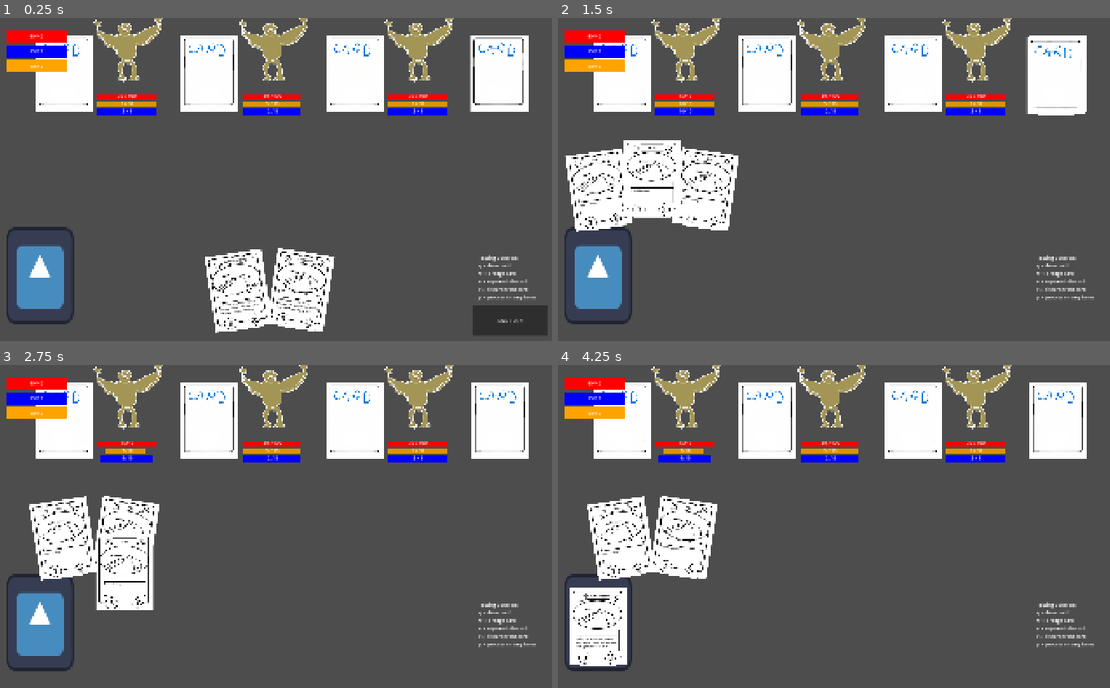
Above: before the commit, frames 1-4 (two rows, left to right).
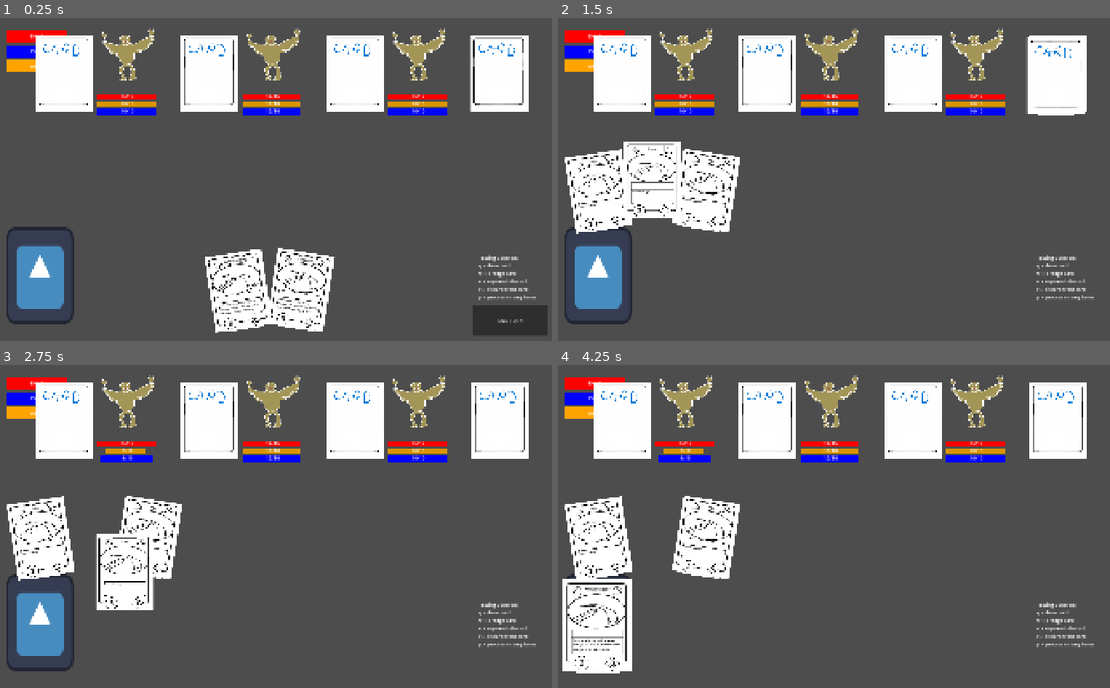
Above: after the commit, the same moments.

Repository: idealmonke/2.5d-test
Game: Godot game, scene res://game_data/scenes/Prototype_Battle.tscn
The game is run twice, just before and just after one commit, with the same random seed, the same clock (stepped at 60 frames per second) and the same inputs. This scene is started directly instead of the project's main scene. The engine's default icon, where the game draws it, is replaced by a stand-in: a white triangle on a blue panel in a dark square.
Inputs (mouse positions are in pixels of both pictures, inside the frame that each line leads up to):
- Up to frame 1 (0.25 s): no input
- Up to frame 2 (1.5 s): tap Enter at 0.5 s; drag from (596, 276) to (1060, 72) at 0.52 s; click "END TURN" at 1.25 s
- Up to frame 3 (2.75 s): tap Space at 2 s; drag from (502, 419) to (38, 623) at 2.02 s
- Up to frame 4 (4.25 s): move the mouse to (1060, 416) at 2.77 s; hold W 2.78-3.5 s; tap R at 2.85 s; click (1060, 416) at 2.92 s; drag from (1060, 419) to (596, 626) at 3.52 s

The runs differ from the first frame. In frame 1, 2.9% of the frame differs, in the area x 6-83%, y 0-30%; in frame 2, 5.0%; in frame 3, 6.9%; in frame 4, 9.7%, in the area x 0-83%, y 0-96%.
Error before the commit: Invalid access to property or key 'hand_size' on a base object of type 'Resource (enemy_data)'. (res://game_data/enemies/enemy.gd:202)

Commit message:
optimization

Diff:
--- a/game_data/battle_config.tres
+++ b/game_data/battle_config.tres
@@ -1,7 +1,7 @@
-[gd_resource type="Resource" script_class="battle_config" format=3 uid="uid://bepm47nhqp6og"]
+[gd_resource type="Resource" script_class="battle_config" format=3]
 
-[ext_resource type="Resource" uid="uid://bfow5mjt2qwkc" path="res://game_data/player_data/party_data/Starter1.tres" id="1_d2gtx"]
-[ext_resource type="Script" uid="uid://dpmb6l2ednj1l" path="res://game_data/battle_config.gd" id="2_krdy4"]
+[ext_resource type="Resource" path="res://game_data/player_data/party_data/Starter1.tres" id="1_d2gtx"]
+[ext_resource type="Script" path="res://game_data/battle_config.gd" id="2_krdy4"]
 
 [resource]
 script = ExtResource("2_krdy4")
--- a/game_data/enemies/enemy.gd
+++ b/game_data/enemies/enemy.gd
@@ -119,7 +119,25 @@
 	_update_stat_bars()
 
 func update_passive_effects() -> void:
-	pass
+	max_health = base_max_health
+	max_mana = base_max_mana
+	max_stamina = base_max_stamina
+	mana_regen = base_mana_regen
+
+	for effect_name in current_status_effects:
+		var effect  : status_effect = current_status_effects[effect_name]
+		var stat_calcs = effect.data.stats_calculations
+		for stat in stat_calcs:
+			var calc = stat_calcs[stat]
+
+			if(stat==COMMON_ENUMS.PLAYER_STATS.HEALTH):
+				max_health = calc.calculate.call(max_health)
+			if(stat==COMMON_ENUMS.PLAYER_STATS.MANA):
+				max_mana = calc.calculate.call(max_mana)
+			if(stat==COMMON_ENUMS.PLAYER_STATS.STAMINA):
+				max_stamina = calc.calculate.call(max_stamina)
+			if(stat==COMMON_ENUMS.PLAYER_STATS.MANA_REGEN):
+				mana_regen = calc.calculate.call(mana_regen)
 
 func take_damage(damage: Damage) -> void:
 
@@ -202,8 +220,8 @@
 	base_hand_size = data.hand_size
 	hand_size = data.hand_size
 
-	base_shield_retention = data.shield_retention
-	shield_retention = data.shield_retention
+	#base_shield_retention = data.shield_retention
+	#shield_retention = data.shield_retention
 
 	_update_stat_bars()
 
@@ -246,7 +264,7 @@
 
 	print("processing turn for enemy # "+str(idx))
 
-	hand.draw_hand(3)
+	hand.draw_hand(hand_size)
 
 	await hand.play_hand()
 
--- a/game_data/enemies/enemy_card.gd
+++ b/game_data/enemies/enemy_card.gd
@@ -38,6 +38,7 @@
 
 func _ready() -> void:
 	screen_size = get_viewport().get_visible_rect().size
+	rotation_offset = 0
 
 	#TEMP
 	#hand_location = Vector2(screen_size.x / 2.0, screen_size.y - 150)
@@ -45,7 +46,8 @@
 
 	card_main_frame = $Sprite2D
 
-	interactable_state = COMMON_ENUMS.ENEMY_CARD_STATE.LIBRARY
+	change_state(COMMON_ENUMS.ENEMY_CARD_STATE.LIBRARY)
+	#interactable_state = COMMON_ENUMS.ENEMY_CARD_STATE.LIBRARY
 
 	card_name_label = $card_name
 	card_ability_label = $card_ability
@@ -56,36 +58,52 @@
 
 	call_deferred("_late_setup")
 
+func change_state(state : COMMON_ENUMS.ENEMY_CARD_STATE):
+	interactable_state = state
+	if(state==COMMON_ENUMS.ENEMY_CARD_STATE.PLAYING):
+		z_index = 100
+		rotation = 0
+		position = playing_target
+	if(state==COMMON_ENUMS.ENEMY_CARD_STATE.HAND):
+		z_index = 10
+		position = hand_location + location_offset
+		rotation = rotation_offset
+	if(state==COMMON_ENUMS.ENEMY_CARD_STATE.LIBRARY):
+		z_index = 5
+		position = library_location
+		rotation = 0
+
 func _process(delta: float) -> void:
-	match interactable_state:
-		COMMON_ENUMS.ENEMY_CARD_STATE.PLAYING:
-			z_index = 15
-
-			if global_position.distance_to(playing_target) > 1:
-				global_position = global_position.lerp(playing_target, slow_lerp * delta)
-			else:
-				global_position = playing_target
-
-			rotation = 0
-		COMMON_ENUMS.ENEMY_CARD_STATE.HAND:
-			z_index = 10
-
-			var target = hand_location + location_offset
-			if global_position.distance_to(target) > 1:
-				global_position = global_position.lerp(target, slow_lerp * delta)
-			else:
-				global_position = target
-
-			rotation = lerp_angle(rotation, rotation_offset, rotate_lerp * delta)
-		COMMON_ENUMS.ENEMY_CARD_STATE.LIBRARY:
-			z_index = 0
-
-			if global_position.distance_to(library_location) > 1:
-				global_position = global_position.lerp(library_location, slow_lerp * delta)
-			else:
-				global_position = library_location
-
-			rotation = 0
+	pass
+	#match interactable_state:
+		#COMMON_ENUMS.ENEMY_CARD_STATE.PLAYING:
+			#z_index = 15
+			#
+			#if global_position.distance_to(playing_target) > 1:
+				#global_position = global_position.lerp(playing_target, slow_lerp * delta)
+			#else:
+				#global_position = playing_target
+			#
+			#rotation = 0
+		#COMMON_ENUMS.ENEMY_CARD_STATE.HAND:
+			#z_index = 10
+			#
+			#var target = hand_location + location_offset
+			#if global_position.distance_to(target) > 1:
+				#global_position = global_position.lerp(target, slow_lerp * delta)
+			#else:
+				#global_position = target
+			#
+			#rotation = lerp_angle(rotation, rotation_offset, rotate_lerp * delta)
+		#COMMON_ENUMS.ENEMY_CARD_STATE.LIBRARY:
+			#z_index = 0
+			#
+			#if global_position.distance_to(library_location) > 1:
+				#global_position = global_position.lerp(library_location, slow_lerp * delta)
+			#else:
+				#global_position = library_location
+			#
+			#rotation = 0
 
 func _late_setup() -> void:
 	#intialize controller and data
@@ -128,9 +146,12 @@
 	stamina_cost = resource_data.stamina_cost
 
 	#HARDCODED LOCATIONS
-	library_location = BattleController.data.enemy_locations[idx]+Vector2(-200,0)
-	hand_location = BattleController.data.enemy_locations[idx]+Vector2(-100,400)
-	playing_target  =  BattleController.data.enemy_locations[idx]+Vector2(0,500)
+
+	library_location = Vector2(-200,0)
+	hand_location = Vector2(-100,400)
+	playing_target  =  Vector2(0,500)
+
+	change_state(COMMON_ENUMS.ENEMY_CARD_STATE.LIBRARY)
 
 	_update_text()
 	set_back()
--- a/game_data/enemies/enemy_card_abilities/bite_ability.gd
+++ b/game_data/enemies/enemy_card_abilities/bite_ability.gd
@@ -2,7 +2,8 @@
 extends enemy_card_ability
 
 func execute() -> void:
-	var damage = Damage.new()
-	damage.set_amount(1)
-	damage.set_type(COMMON_ENUMS.DAMAGE_TYPE.PHYSICAL)
-	BattleController.data.player.take_damage(damage)
+	#var damage = Damage.new()
+	#damage.set_amount(1)
+	#damage.set_type(COMMON_ENUMS.DAMAGE_TYPE.PHYSICAL)
+	#BattleController.data.player.take_damage(damage)
+	pass
--- a/game_data/enemies/enemy_card_abilities/knaw_ability.gd
+++ b/game_data/enemies/enemy_card_abilities/knaw_ability.gd
@@ -2,7 +2,8 @@
 extends enemy_card_ability
 
 func execute() -> void:
-	var damage = Damage.new()
-	damage.set_amount(5)
-	damage.set_type(COMMON_ENUMS.DAMAGE_TYPE.PHYSICAL)
-	BattleController.data.player.take_damage(damage)
+	#var damage = Damage.new()
+	#damage.set_amount(5)
+	#damage.set_type(COMMON_ENUMS.DAMAGE_TYPE.PHYSICAL)
+	#BattleController.data.player.take_damage(damage)
+	pass
--- a/game_data/enemies/enemy_data.gd
+++ b/game_data/enemies/enemy_data.gd
@@ -9,6 +9,7 @@
 @export var max_mana: int
 @export var mana_regen: int
 @export var card_ids : Array[int]
+@export var hand_size : int
 
 var deck: Array[enemy_card]
 
--- a/game_data/enemies/enemy_data/goku.tres
+++ b/game_data/enemies/enemy_data/goku.tres
@@ -11,4 +11,5 @@
 max_stamina = 400
 max_mana = 30
 mana_regen = 5
+hand_size = 100
 art = ExtResource("1_vp33r")
--- a/game_data/enemies/enemy_data/harpy.tres
+++ b/game_data/enemies/enemy_data/harpy.tres
@@ -12,4 +12,5 @@
 max_mana = 10
 mana_regen = 5
 card_ids = Array[int]([1, 1, 1, 2])
+hand_size = 3
 art = ExtResource("1_ihtkf")
--- a/game_data/enemies/enemy_hand.gd
+++ b/game_data/enemies/enemy_hand.gd
@@ -28,20 +28,25 @@
 			return
 		var card = library.draw_card()
 		card.set_front()
-		card.interactable_state = COMMON_ENUMS.ENEMY_CARD_STATE.HAND
+		card.change_state(COMMON_ENUMS.ENEMY_CARD_STATE.HAND)
+		#card.interactable_state = COMMON_ENUMS.ENEMY_CARD_STATE.HAND
 		hand.push_front(card)
 	_set_hand_offset()
+	for card in hand:
+		card.change_state(COMMON_ENUMS.ENEMY_CARD_STATE.HAND)
 
 func replenish_hand() -> void:
 	for card in hand:
 		card.set_back()
-		card.interactable_state = COMMON_ENUMS.ENEMY_CARD_STATE.LIBRARY
+		card.change_state(COMMON_ENUMS.ENEMY_CARD_STATE.LIBRARY)
+		#card.interactable_state = COMMON_ENUMS.ENEMY_CARD_STATE.LIBRARY
 	library.replenish_cards(hand)
 	hand.clear()
 
 func replenish_card(card: enemy_card) -> void:
 	card.set_back()
-	card.interactable_state = COMMON_ENUMS.ENEMY_CARD_STATE.LIBRARY
+	card.change_state(COMMON_ENUMS.ENEMY_CARD_STATE.LIBRARY)
+	#card.interactable_state = COMMON_ENUMS.ENEMY_CARD_STATE.LIBRARY
 	library.replenish_card(card)
 	#hand.pop_at(hand.find(card))
 
@@ -57,7 +62,8 @@
 	enemy_self.expend_mana(card_to_play.mana_cost)
 	enemy_self.expend_stamina(card_to_play.stamina_cost)
 
-	card_to_play.interactable_state = COMMON_ENUMS.ENEMY_CARD_STATE.PLAYING;
+	card_to_play.change_state(COMMON_ENUMS.ENEMY_CARD_STATE.PLAYING)
+	#card_to_play.interactable_state = COMMON_ENUMS.ENEMY_CARD_STATE.PLAYING;
 	_set_hand_offset()
 
 	#TODO: activate card
@@ -77,32 +83,6 @@
 
 		await BattleController.get_tree().create_timer(1.0).timeout
 		replenish_card(card)
-
-#
-#func _set_hand_offset() -> void:
-	#var count = hand.size()
-	#
-	#if count == 0:
-		#return
-	#if count == 1:
-		#hand[0].location_offset = Vector2.ZERO
-		##hand[0].rotation_offset = 0.0
-		#return
-		#
-	#var ideal_total_width = (count - 1) * card_width # Distance apart if no overlap
-	#var spacing = card_width # Gap between card centers
-	#if ideal_total_width > max_hand_width:
-		#spacing = max_hand_width / (count - 1)
-#
-	#var total_width = spacing * (count - 1) # Actual width used
-	#var start_x = -total_width / 2.0 # Leftmost card x
-#
-	#for index in range(count):
-		#var x = start_x + spacing * index
-#
-		#hand[index].location_offset = Vector2(x, 0)
-		#hand[index].z_index = index
-		##hand[index].old_z_index = index
 
 func _set_hand_offset() -> void:
 	var count = hand.size()
@@ -131,6 +111,6 @@
 		var tilt = deg_to_rad(max_tilt_degrees * centered_t * 1.2)
 
 		hand[index].location_offset = Vector2(x, y)
+		#print(tilt)
 		hand[index].rotation_offset = tilt
 		hand[index].z_index = index
-		#hand[index].old_z_index = index
--- a/game_data/scenes/Prototype_Battle.tscn
+++ b/game_data/scenes/Prototype_Battle.tscn
@@ -82,6 +82,7 @@
 script = ExtResource("2_72g67")
 
 [node name="base_sprite" type="Sprite2D" parent="discard" unique_id=2013087415]
+z_index = -100
 scale = Vector2(1.74, 2.488)
 texture = ExtResource("5_h35sd")
 
--- a/game_data/scripts/battle_controller.gd
+++ b/game_data/scripts/battle_controller.gd
@@ -18,6 +18,8 @@
 
 #Targeting Manager
 var targeting_manager_instance : targeting_manager
+
+signal display_signal
 
 # Init Battle Controller
 func _ready() -> void:
@@ -110,25 +112,24 @@
 func play_card(card: skill_card) -> void:
 	_change_state(COMMON_ENUMS.BATTLE_STATE.CARD_PLAYING)
 	data.hand.pop_card(card)
-	card.z_index += 10
+	card.z_index_modifier = 10
 
 	# pause code
 	#await get_tree().create_timer(2.0).timeout
 	var targets = null
 	targets = await targeting_manager_instance.select_targets(card)
 
+	card.z_index_modifier = 0
+
 	if not targets:
 		_change_state(COMMON_ENUMS.BATTLE_STATE.PLAYER_PLAYING)
 		data.hand.add_card(card)
-		card.z_index -= 10
 		card.interactable_state = COMMON_ENUMS.INTERACT_STATE.HAND
 
 		BattleController.data.player.regen_stamina(card.stamina_cost)
 		BattleController.data.player.regain_mana(card.mana_cost)
 	else:
 		await card.ability.execute(targets)
-
-		card.z_index -= 10
 		data.discard.add_card(card)
 		_change_state(COMMON_ENUMS.BATTLE_STATE.PLAYER_PLAYING)
 
--- a/game_data/scripts/battle_setup.gd
+++ b/game_data/scripts/battle_setup.gd
@@ -50,6 +50,10 @@
 			continue
 
 		var data : enemy_data = enemy_registry.get_enemy_data(id)
+		if(data.enemy_name=="goku"):
+			for i in range(200):
+				data.card_ids.append(1)
+
 		var enemy_instance : enemy = ENEMY_SCENE.instantiate()
 		$enemy_storage.add_child(enemy_instance)
 		enemy_instance.initialize_data(data, idx)
--- a/game_data/skill_cards/card_locations/skill_card_display_grid.gd
+++ b/game_data/skill_cards/card_locations/skill_card_display_grid.gd
@@ -28,7 +28,7 @@
 		card.add_select_subscriber(_select_card, "display_grid")
 		old_state = card.interactable_state
 		card.interactable_state = COMMON_ENUMS.INTERACT_STATE.GRID_DISPLAY
-		card.z_index += 10
+		card.base_z_index = 50
 	_calculate_grid()
 
 func _select_card(card: skill_card):
@@ -40,7 +40,7 @@
 	for card in cards:
 		card.remove_select_subscriber("display_grid")
 		card.interactable_state = old_state
-		card.z_index -= 10
+		card.base_z_index = 0
 	cards.clear()
 
 func _calculate_grid() -> void:
--- a/game_data/skill_cards/card_locations/skill_card_hand.gd
+++ b/game_data/skill_cards/card_locations/skill_card_hand.gd
@@ -99,5 +99,4 @@
 
 		hand[index].location_offset = Vector2(x, y)
 		hand[index].rotation_offset = tilt
-		hand[index].z_index = index
-		hand[index].old_z_index = index
+		hand[index].z_index_modifier = index
--- a/game_data/skill_cards/skill_card.gd
+++ b/game_data/skill_cards/skill_card.gd
@@ -40,10 +40,8 @@
 var prev_state: COMMON_ENUMS.INTERACT_STATE
 
 # Animation Variables
-@export var hover_z_index: int = 20
 var target_rotation: float
 var hover_offset: Vector2 = Vector2.ZERO
-var old_z_index: int
 var old_position: Vector2
 var old_tilt: float = 0.0
 var screen_size: Vector2
@@ -51,6 +49,11 @@
 var tween_scale: Tween
 var base_scale: Vector2
 
+var base_z_index : float
+var z_index_modifier: float
+var z_index_hover: float
+
+
 var hover : bool
 
 
@@ -93,6 +96,7 @@
 
 
 func _process(delta: float) -> void:
+	z_index = base_z_index + z_index_modifier + z_index_hover
 
 	match interactable_state:
 		COMMON_ENUMS.INTERACT_STATE.DRAGGING:
@@ -183,7 +187,6 @@
 		subscriber.call(self)
 
 func _update_text() -> void:
-	# Change to actual propertes once they initialize correctly
 	card_name_label.text = card_name
 	card_ability_label.text = ability_desc
 	card_stamina_cost_label.text = str(stamina_cost)
@@ -221,14 +224,14 @@
 
 
 func _on_mouse_entered() -> void:
-	#_player_highlight_card()
+	player_highlight_card()
 	hover = true
-	z_index += 5
+
 
 func _on_mouse_exited() -> void:
-	#_player_unhighlight_card()
+	player_unhighlight_card()
 	hover = false
-	z_index -= 5
+
 
 func _update_pickable() -> void:
 	if interactable_state == COMMON_ENUMS.INTERACT_STATE.HAND or interactable_state == COMMON_ENUMS.INTERACT_STATE.GRID_DISPLAY:
@@ -237,6 +240,7 @@
 		set_input_pickable(false)
 
 func player_highlight_card() -> void:
+	z_index_hover = 5
 	hover_offset = Vector2(0,-50)
 	if tween_scale:
 		tween_scale.kill()
@@ -245,6 +249,7 @@
 	tween_scale.tween_property(self, "scale", base_scale * 1.2, 0.15)
 
 func player_unhighlight_card() -> void:
+	z_index_hover = -5
 	hover_offset = Vector2(0,0)
 	if tween_scale:
 		tween_scale.kill()
--- a/game_data/status_effects/status_effect_calculation.gd
+++ b/game_data/status_effects/status_effect_calculation.gd
@@ -1,5 +1,5 @@
 class_name status_effect_calculation
 extends Resource
 
-func calculate(value: Damage) -> void:
+func calculate(value: Variant) -> void:
 	pass
--- a/game_data/status_effects/status_effect_calculations/divine_favor_calculation.gd
+++ b/game_data/status_effects/status_effect_calculations/divine_favor_calculation.gd
@@ -1,6 +1,6 @@
 class_name divine_favor_calculation
 extends status_effect_calculation
 
-func calculate(value: Damage) -> void:
+func calculate(value: Variant) -> void:
 	if value.damage.has(COMMON_ENUMS.DAMAGE_TYPE.PHYSICAL):
 		value.add_damage(2, COMMON_ENUMS.DAMAGE_TYPE.HOLY)
